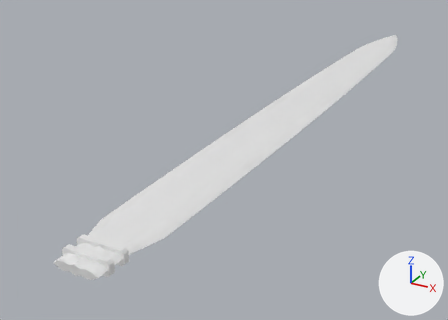
Renders of the glTF model godot/assets/waffen/modelle/schwertklinge/t2_4.glb from each side of a commit.
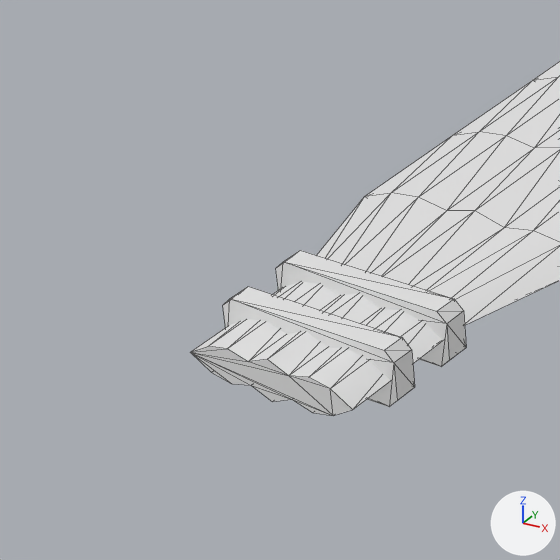
Each version is shown whole from a camera (50 mm lens) standing at (0.248, -0.139, 0.227) and looking at (-0.066, 0.432, -0.059), then close up on the part from 0% to 35% of the width and 51% to 100% of the height. The lights are fixed; the arrows at lower right show +X, +Y and +Z. The last two pictures show the newer version. The close-ups show mesh edges as thin lines. Vertices at exactly the same position are counted once.

In view in the first close-up: 'schwertklinge_t2_4'.
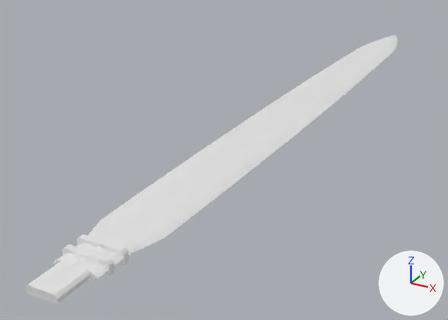
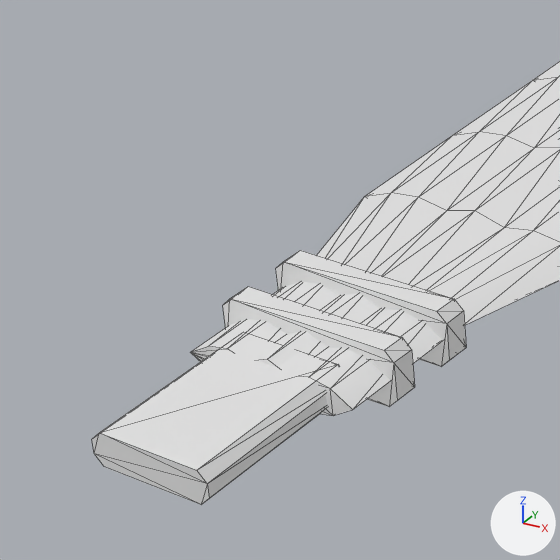
Where the change shows, as pixel boxes [x1, y1, x2, y2] in the close-ups (560 x 560 px):
```json
{"object": "schwertklinge_t2_4", "change": "reshaped", "before": [190, 62, 560, 416], "after": [92, 62, 560, 505]}
{"part": 1, "of": "me_schwertklinge_t2_4", "change": "added", "after": [92, 332, 338, 505]}
```

The change, as JSON lines over the scene's bpy script:
```json
{"block": "me_schwertklinge_t2_4", "where": "# used by ob_schwertklinge_t2_4; location = (0.0, 0.0, 0.0)"}
{"op": "remove", "block": "me_schwertklinge_t2_4", "code": "me_schwertklinge_t2_4.from_pydata(...)  # 449 vertices, 886 faces; spans x -0.032..0.032, y 0.112..0.912, z -0.006..0.006"}
{"op": "add", "block": "me_schwertklinge_t2_4", "code": "me_schwertklinge_t2_4.from_pydata(...)  # 465 vertices, 914 faces; spans x -0.032..0.032, y 0.082..0.912, z -0.006..0.006"}
{"block": "me_schwertklinge_t2_4", "change": "me_schwertklinge_t2_4 part 1: the loose piece of 16 vertices spanning x -0.02..0.02, y 0.123..0.127, z -0.006..0.006 is copied, and the copy is scaled about its middle by (0.63, 7.2, 0.519), then moved by (0.0, -0.025, 0.0), in mat_klinge (white #e7e7e7); it spans x -0.013..0.013, y 0.082..0.118, z -0.004..0.003"}
```
